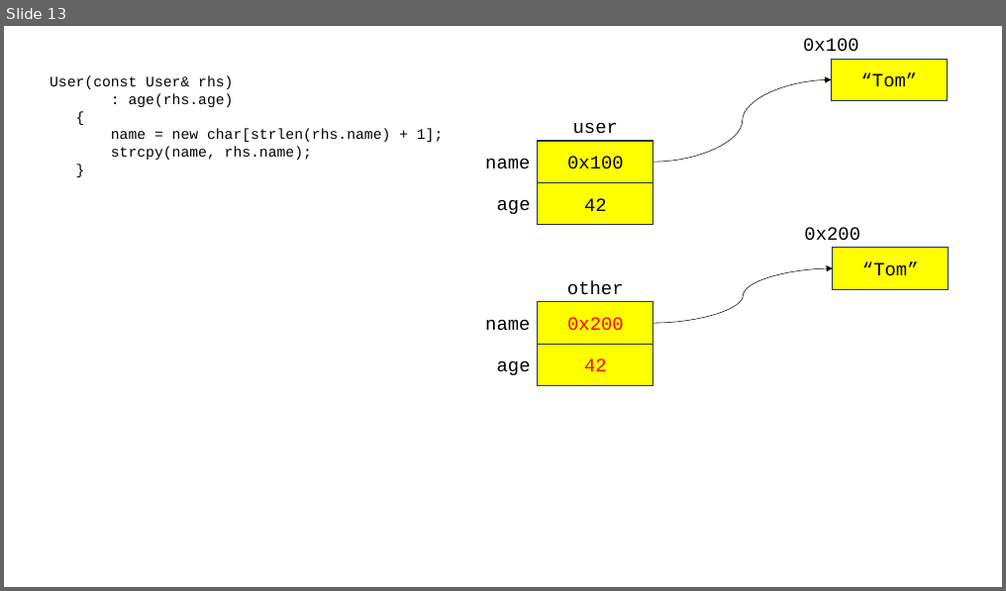
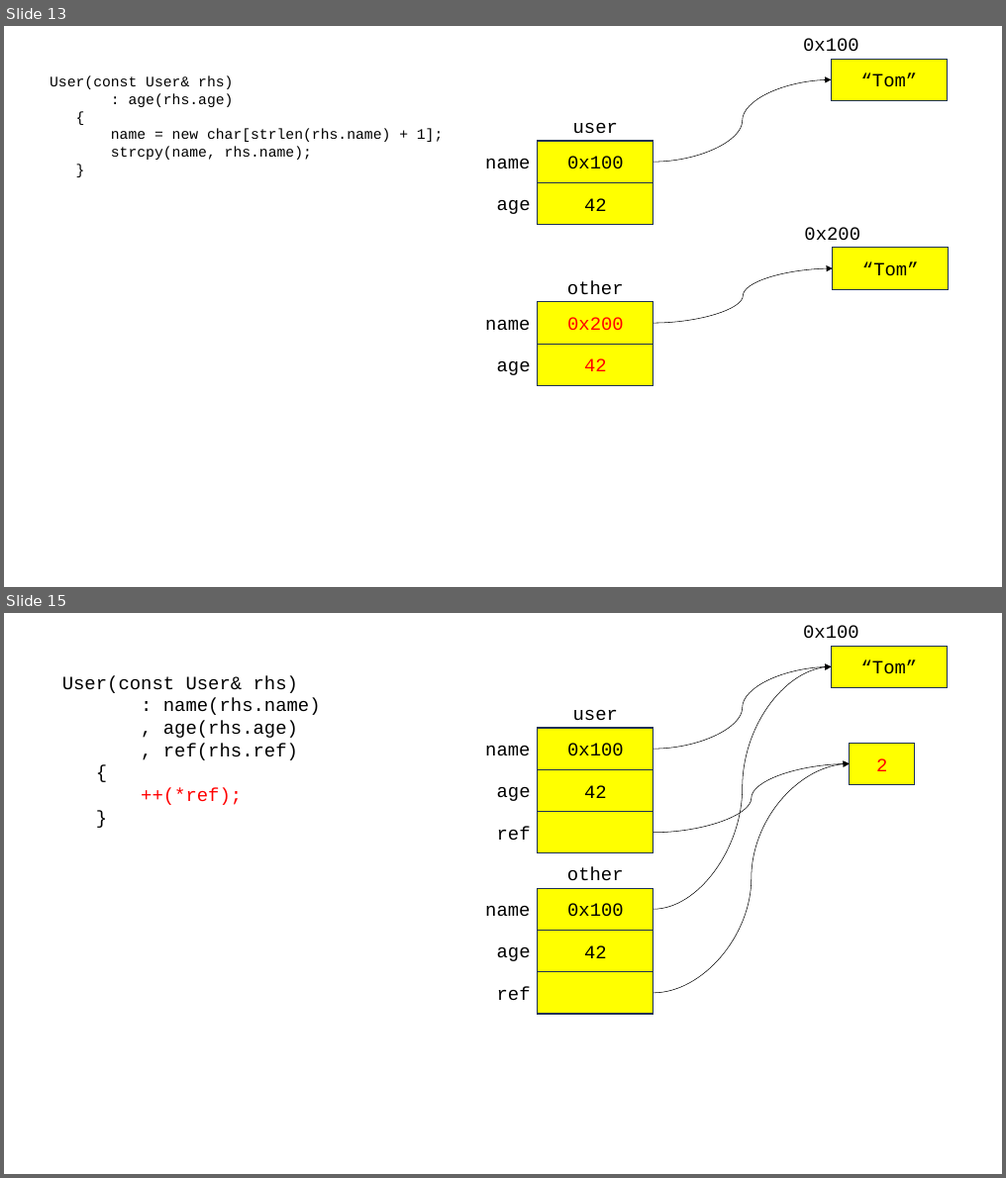
Before and after one commit to loopinf/cpp_230619, a slide deck: 230619.pptx. Shown one above the other, each under a label of ours: slide 13 before the commit, slides 13 and 15 after it; the slides between them are not shown. The pictures are 1006x591 and 1006x1178 pixels, drawn with LibreOffice and Linux fonts; fonts in the diff are those of the drawing. Boxes give left, top, right and bottom in pixels: in the first picture for what was removed or moved away, otherwise in the second. Text is boxed around its words. In the diff, an @@ line names an element or a change of style, - is before the commit and + after.

```diff
--- a/230619.pptx
+++ b/230619.pptx
@@ slide 15 added at <box>4,613,1002,1174</box>, background #FFFFFF @@
@@ text added at <box>803,625,859,639</box>, 18 pt, text #000000 @@
+0x100
@@ curved arrow added from (653, 749) to (832, 666), #000000 0.5 pt @@
@@ curved arrow added from (653, 909) to (832, 666), #000000 0.5 pt @@
@@ rectangle added at <box>832,646,947,688</box>, fill #FFFF00, outline #1E3256 1 pt, 18 pt, text #000000 @@
+“Tom”
@@ text added at <box>62,675,321,805</box>, 18 pt, text #000000 @@
+User(const User& rhs)
+: name(rhs.name)
+, age(rhs.age)
+, ref(rhs.ref)
+{
+++(*ref);
+}
@@ rectangle added at <box>538,728,653,769</box>, fill #FFFF00, outline #1E3256 1 pt, 18 pt, text #000000 @@
+0x100
@@ text added at <box>573,710,618,721</box>, 18 pt, text #000000 @@
+user
@@ text added at <box>485,746,530,757</box>, 18 pt, text #000000 @@
+name
@@ rectangle added at <box>849,744,915,785</box>, fill #FFFF00, outline #1E3256 1 pt, 18 pt, text #FF0000 @@
+2
@@ text added at <box>497,787,531,801</box>, 18 pt, text #000000 @@
+age
@@ rectangle added at <box>538,769,653,811</box>, fill #FFFF00, outline #1E3256 1 pt, 18 pt, text #000000 @@
+42
@@ curved arrow added from (653, 833) to (849, 764), #000000 0.5 pt @@
@@ curved arrow added from (653, 993) to (849, 764), #000000 0.5 pt @@
@@ rectangle added at <box>538,811,653,854</box>, fill #FFFF00, outline #1E3256 1 pt @@
@@ text added at <box>497,826,531,841</box>, 18 pt, text #000000 @@
+ref
@@ text added at <box>567,866,624,881</box>, 18 pt, text #000000 @@
+other
@@ text added at <box>485,906,530,917</box>, 18 pt, text #000000 @@
+name
@@ rectangle added at <box>538,888,653,931</box>, fill #FFFF00, outline #1E3256 1 pt, 18 pt, text #000000 @@
+0x100
@@ rectangle added at <box>538,931,653,972</box>, fill #FFFF00, outline #1E3256 1 pt, 18 pt, text #000000 @@
+42
@@ text added at <box>497,948,531,961</box>, 18 pt, text #000000 @@
+age
@@ text added at <box>497,986,531,1001</box>, 18 pt, text #000000 @@
+ref
@@ rectangle added at <box>538,972,653,1014</box>, fill #FFFF00, outline #1E3256 1 pt @@
```
Also in this commit, not shown: 5 other slides added, 1 other file.
